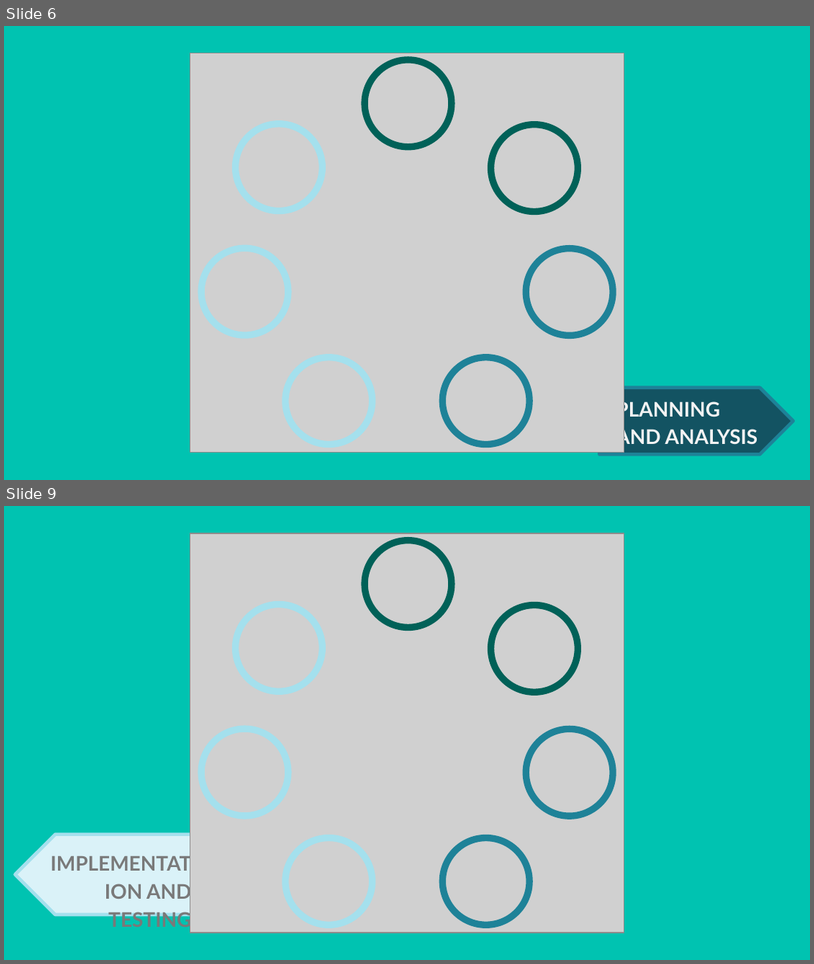
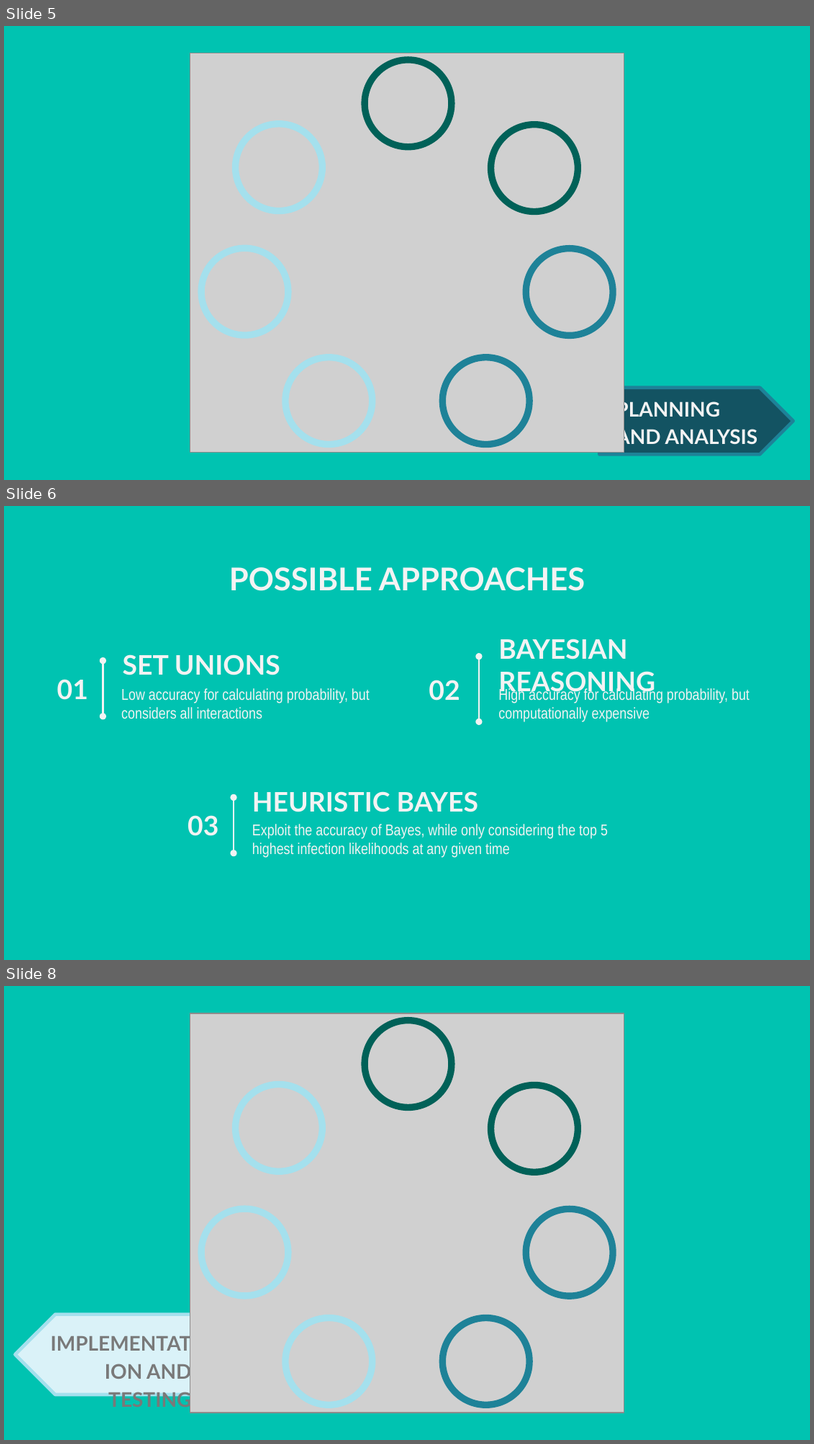
Before and after one commit to jpaglia/oec-2021, a slide deck: TEAMXXX_OEC2021_Programming.pptx. Shown one above the other, each under a label of ours: slides 6 and 9 before the commit, slides 5, 6 and 8 after it; the slides between them are not shown. The pictures are 814x964 and 814x1444 pixels, drawn with LibreOffice and Linux fonts; fonts in the diff are those of the drawing; grey boxes stand for pictures; background and template pictures are left out. Boxes give left, top, right and bottom in pixels: in the first picture for what was removed or moved away, otherwise in the second. Text is boxed around its words. In the diff, an @@ line names an element or a change of style, - is before the commit and + after.

```diff
--- a/TEAMXXX_OEC2021_Programming.pptx
+++ b/TEAMXXX_OEC2021_Programming.pptx
@@ slide 6 added at bbox=[4, 506, 810, 960], background picture (left out) @@
@@ text added at bbox=[229, 567, 585, 591], 28 pt, text #F3F3F3, bold @@
+POSSIBLE APPROACHES
@@ title added at bbox=[123, 654, 280, 675], 24 pt, text #F3F3F3, bold @@
+SET UNIONS
@@ double arrow added from (479, 656) to (479, 721), #F3F3F3 1.5 pt @@
@@ title added at bbox=[499, 638, 656, 696], 24 pt, text #F3F3F3, bold @@
+BAYESIAN REASONING
@@ double arrow added from (103, 661) to (103, 716), #F3F3F3 1.5 pt @@
@@ title added at bbox=[57, 679, 88, 700], 24 pt, text #F3F3F3, bold @@
+01
@@ subtitle added at bbox=[121, 688, 370, 719], 14 pt, text #F3F3F3 @@
+Low accuracy for calculating probability, but considers all interactions
@@ title added at bbox=[429, 680, 460, 700], 24 pt, text #F3F3F3, bold @@
+02
@@ subtitle added at bbox=[499, 687, 750, 722], 14 pt, text #F3F3F3 @@
+High accuracy for calculating probability, but computationally expensive
@@ double arrow added from (234, 797) to (234, 853), #F3F3F3 1.5 pt @@
@@ title added at bbox=[252, 791, 478, 812], 24 pt, text #F3F3F3, bold @@
+HEURISTIC BAYES
@@ title added at bbox=[188, 815, 219, 836], 24 pt, text #F3F3F3, bold @@
+03
@@ subtitle added at bbox=[252, 824, 608, 857], 14 pt, text #F3F3F3 @@
+Exploit the accuracy of Bayes, while only considering the top 5 highest infection likelihoods at any given time
@@ what was slide 6 is now slide 5 @@
@@ what was slide 9 is now slide 8 @@
```
Also in this commit, not shown: 6 slides changed, 6 other slides added, 7 slides removed, 1 other file.
